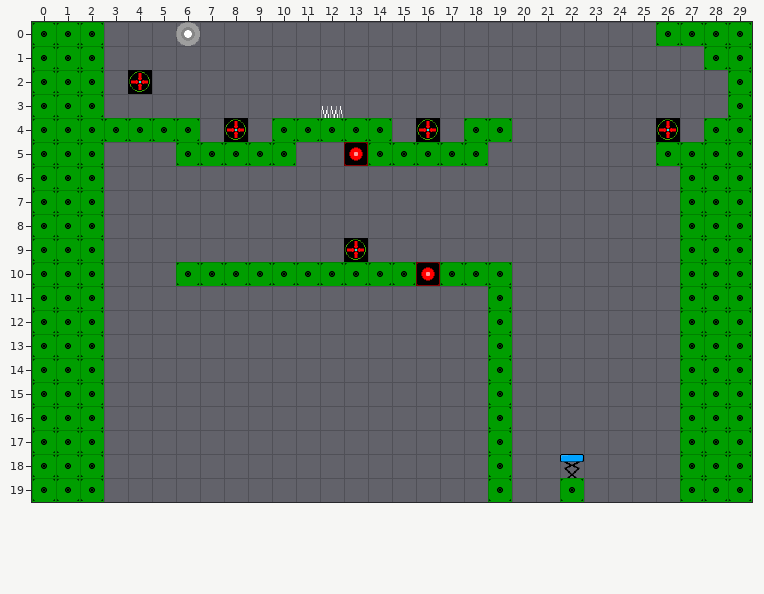
An edit to a level. Tiled map, tiled/maps/sectorSpecial/levelHub.tmx. The picture above is the old version.
Cells are 32x32 px. Shown: x 0..29, y 0..19.
The same view after the edit:
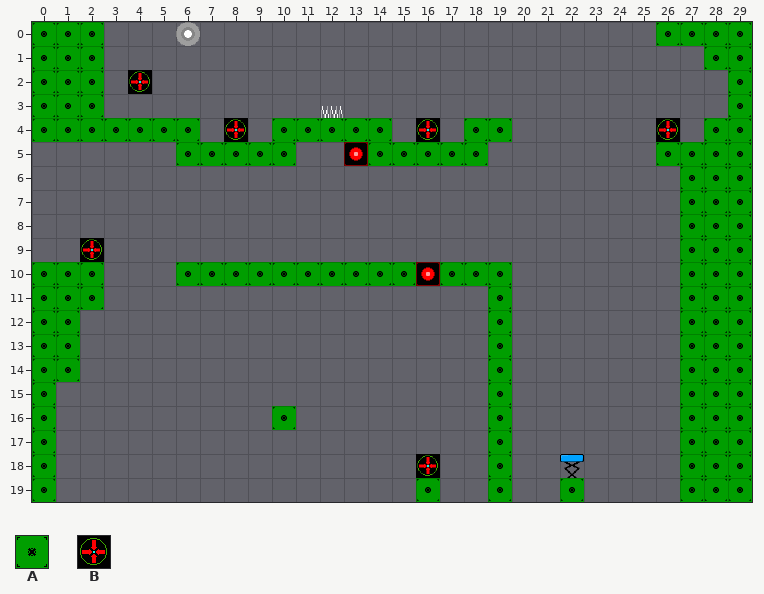
Key: from "Props": A 0 "Tile", B 1 "Placeholder".
_ is an empty cell.
Objects are placed by their top-left corner, in cells (3,4 is the top-left corner of cell 3,4); size is 1x1 cell unless given.
Edits made:
Layer "Layout":
The edit adds tile A in row 19 at x 16.
The edit erases tile A in rows 5 to 9 at x 0 to 2; in rows 12 to 14 at x 2; in rows 15 to 19 at x 1 to 2.
Layer "Objects":
Object B "Sector" at 13,9 becomes B "Sector" at 2,9.
A new object: A "SpinningPlat" at 10,16.
A new object: B "Sector" at 16,18.
Boxes around the changes in both pictures, in picture pixels (x1, y1, x2, y2):
changed: (32, 142, 104, 262)
old place: (344, 238, 368, 262)
removed: (56, 310, 104, 502)
added: (272, 406, 296, 430)
added: (416, 454, 440, 502)
